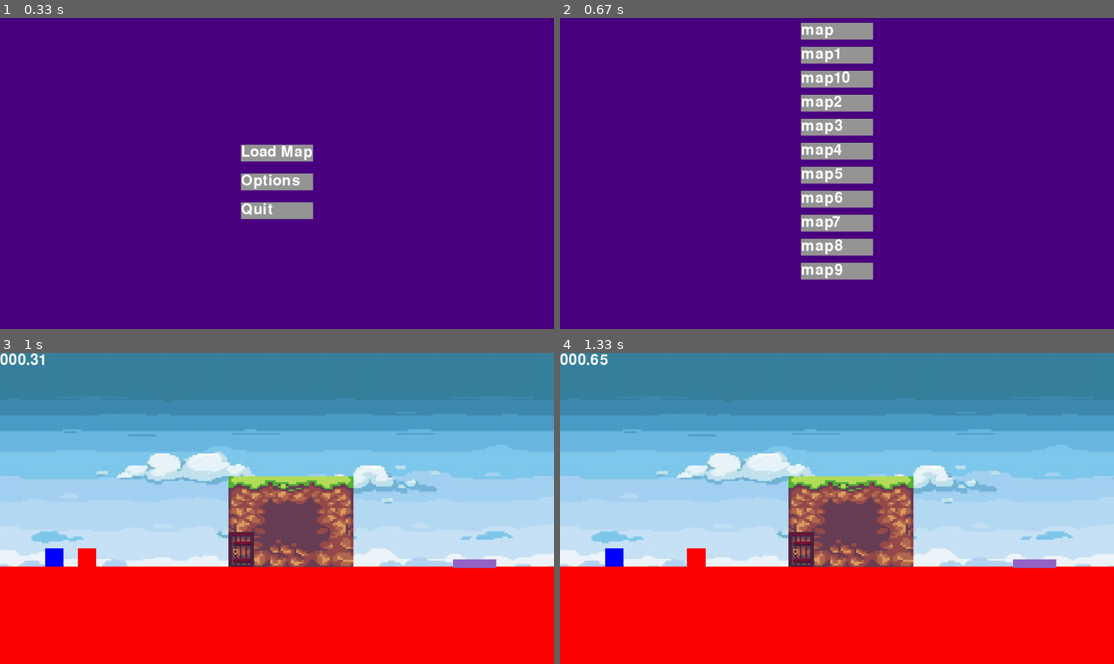
Above: before the commit, frames 1-4 (two rows, left to right).
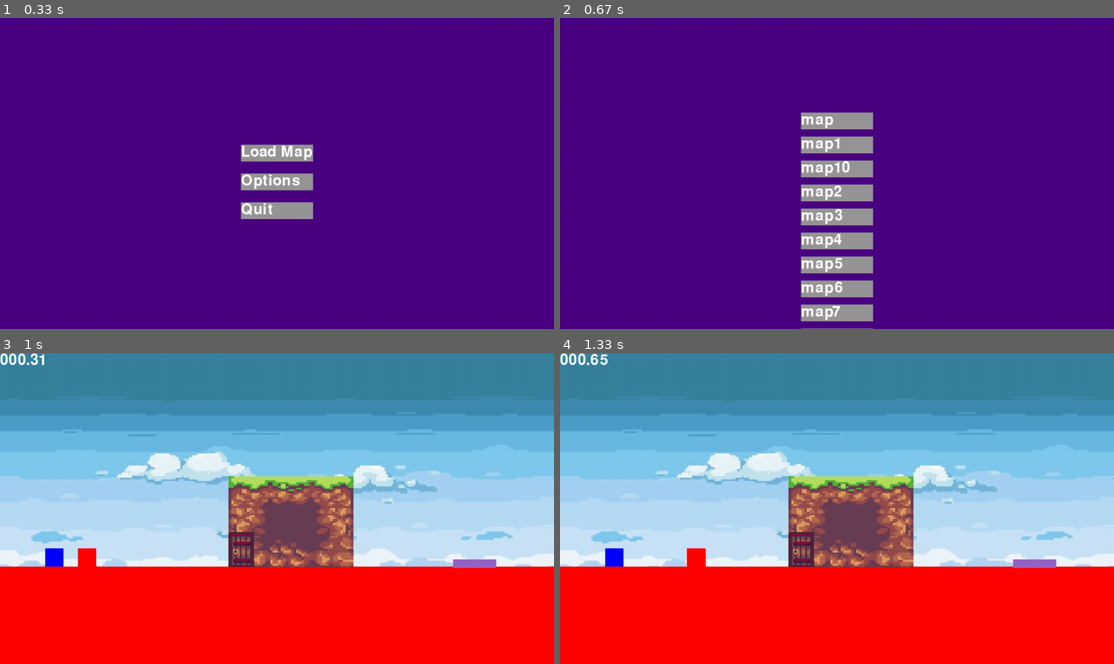
Above: after the commit, the same moments.

Repository: EvannBerthou/PygamePlatformer
Game: pygame game, started from main.py
Two runs of this game, one before a commit and one after it. Both use one fixed random seed, a clock stepped at 60 frames per second and the inputs below.
Inputs (mouse positions are in pixels of both pictures, inside the frame that each line leads up to):
- Up to frame 1 (0.33 s): no input
- Up to frame 2 (0.67 s): press the mouse at (837, 151) at 0.37 s; move the mouse to (864, 198) at 0.47 s; release the mouse at (892, 241) at 0.6 s
- Up to frame 3 (1 s): press the mouse at (277, 455) at 0.7 s; move the mouse to (376, 499) at 0.8 s; release the mouse at (470, 542) at 0.93 s
- Up to frame 4 (1.33 s): hold Right from 1 s (still down); move the mouse to (632, 514) at 1.03 s

Frame 1 is identical in both runs. In frame 2, 9.2% of the frame differs, in the area x 43-57%, y 1-100%; in frame 3, nothing differs; in frame 4, nothing differs.

Commit message:
(#185) Added ScrollView for level selector

Diff:
--- a/UI.py
+++ b/UI.py
@@ -21,7 +21,7 @@
         self.elements.remove(element)
 
 
-    def update(self, mouse_position, mouse_pressed, events):
+    def update(self, mouse_position, mouse_pressed, mouse_rel, events):
         for i,el in enumerate(self.elements):
             if el.is_hovered(mouse_position) and mouse_pressed:
                 self.selected = i
@@ -30,7 +30,7 @@
             self.selected = -1
 
         if self.selected != -1:
-            self.elements[self.selected].update(mouse_position, (mouse_pressed, 0), events)
+            self.elements[self.selected].update(mouse_position, (mouse_pressed, 0), mouse_rel, events)
         return self.selected
 
     def draw(self, surface):
@@ -67,7 +67,7 @@
         pygame.draw.rect(surface, self.fg_color, (self.x, self.y, self.draw_w, self.h))
 
     #Update is only called when the UI Element is the selected one
-    def update(self, mouse_position, mouse_pressed, events):
+    def update(self, mouse_position, mouse_pressed, mouse_rel, events):
         if mouse_pressed[0]:
             #normalize
             x = (mouse_position[0] - self.x) / self.w
@@ -102,9 +102,9 @@
 
     def draw(self, surface):
         pygame.draw.rect(surface, self.color, self.rect)
-        surface.blit(self.text, (self.x, self.y))
+        surface.blit(self.text, self.rect)
 
-    def update(self, mouse_position, mouse_pressed, events):
+    def update(self, mouse_position, mouse_pressed, mouse_rel, events):
         for event in events:
             if event.type == MOUSEBUTTONDOWN:
                 if mouse_pressed[0]:
@@ -115,3 +115,39 @@
 
     def destroy(self, UIManager):
         UIManager.remove(self)
+
+class ScrollView(UIElement):
+    def __init__(self, x,y,w,h, bg_color):
+        super().__init__(x,y)
+        self.rect = pygame.Rect(x,y,w,h)
+        self.elements = []
+        self.bg_color = bg_color
+        self.surface = pygame.Surface((w,h))
+
+    def add(self, element):
+        if element in self.elements:
+            print(f'{element} is already in {self}')
+            return
+
+        self.elements.append(element)
+
+    def is_hovered(self, mouse_position):
+        return self.rect.collidepoint(mouse_position)
+
+    def update(self, mouse_position, mouse_pressed, mouse_rel, events):
+        if mouse_pressed[0] == 1:
+            self.update_surface(mouse_rel[1])
+
+        for el in self.elements:
+            if el.is_hovered(mouse_position):
+                el.update(mouse_position, mouse_pressed, mouse_rel, events)
+
+    def update_surface(self, rel):
+        self.surface.fill(self.bg_color)
+        for element in self.elements:
+            element.rect.y += rel
+            element.y += rel
+            element.draw(self.surface)
+
+    def draw(self, surface):
+        surface.blit(self.surface, (0,0))
--- a/data/MainMenu/MainMenu.py
+++ b/data/MainMenu/MainMenu.py
@@ -38,9 +38,11 @@
 
     def __init__(self, main_menu):
         super().__init__(main_menu)
+        self.scrollview = UI.ScrollView(0,0,1000,1000, (75,0,130))
+        self.ui_manager.add(self.scrollview)
         names, paths = self.load_level_list()
         for i, name in enumerate(names):
-            self.ui_manager.add(UI.Button(self.main_menu.game.w / 2 - 75, 10 + 50 * i, 150, 35,
+            self.scrollview.add(UI.Button(self.main_menu.game.w / 2 - 75, 10 + 50 * i, 150, 35,
                                 name, (150,150,150),
                                 self.main_menu.load_map, paths[i]))
 
@@ -52,10 +54,10 @@
         self.game = game
         self.menu = MainScreenMenu(self)
 
-    def update(self, mouse_position, mouse_pressed, events):
-        self.menu.ui_manager.update(mouse_position, mouse_pressed, events)
+    def update(self, mouse_position, mouse_pressed, mouse_rel, events):
+        self.menu.ui_manager.update(mouse_position, mouse_pressed, mouse_rel, events)
         if self.menu.ui_manager.selected != -1:
-            self.menu.ui_manager.elements[self.menu.ui_manager.selected].update(mouse_position,mouse_pressed,events)
+            self.menu.ui_manager.elements[self.menu.ui_manager.selected].update(mouse_position,mouse_pressed,mouse_rel,events)
 
     def draw(self, surface):
         surface.fill((75,0,130))
--- a/main.py
+++ b/main.py
@@ -33,6 +33,7 @@
 
             mouse_position = pygame.mouse.get_pos()
             mouse_pressed  = pygame.mouse.get_pressed()
+            mouse_rel = pygame.mouse.get_rel()
 
             events = pygame.event.get()
             for event in events:
@@ -40,7 +41,7 @@
                     self.running = False
 
             if self.game_state == GameState.MAIN_MENU:
-                self.main_menu.update(mouse_position, mouse_pressed, events)
+                self.main_menu.update(mouse_position, mouse_pressed, mouse_rel, events)
 
             if self.game_state == GameState.IN_GAME:
                 self.level_manager.update(fixed_delta_time)
